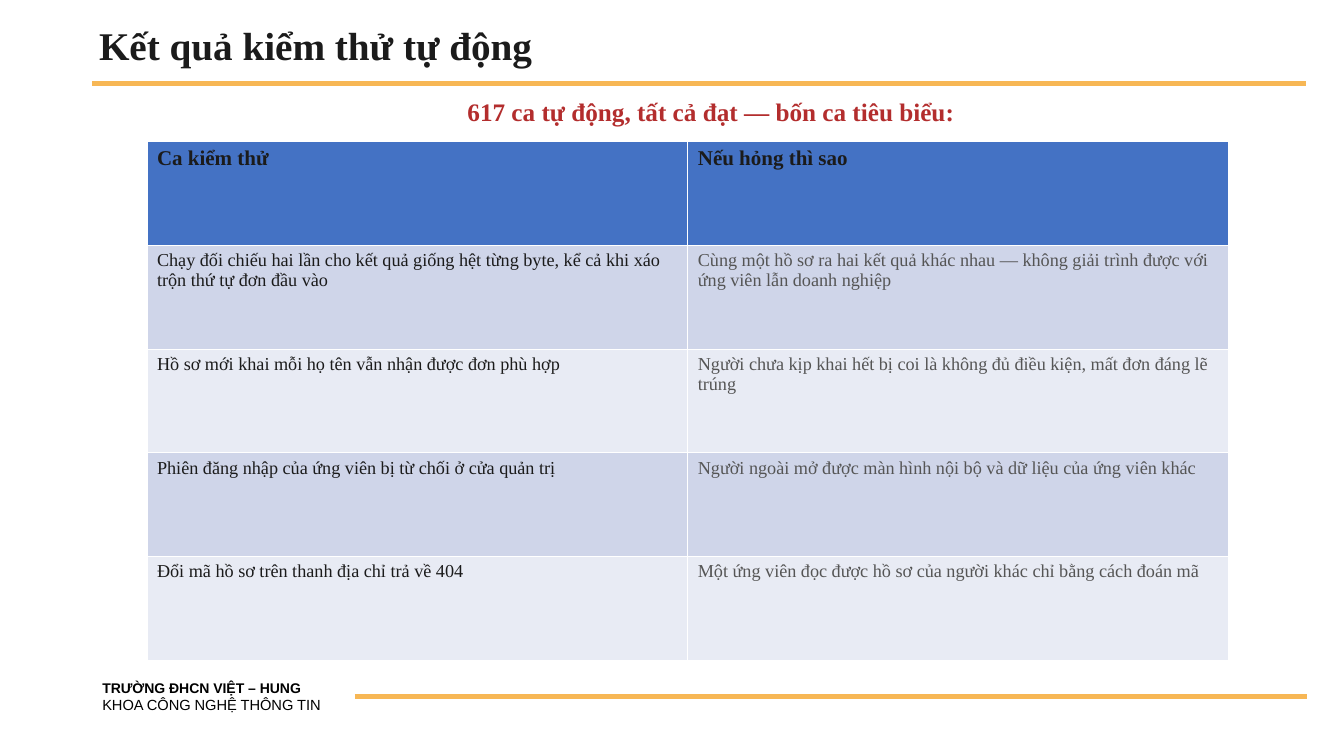
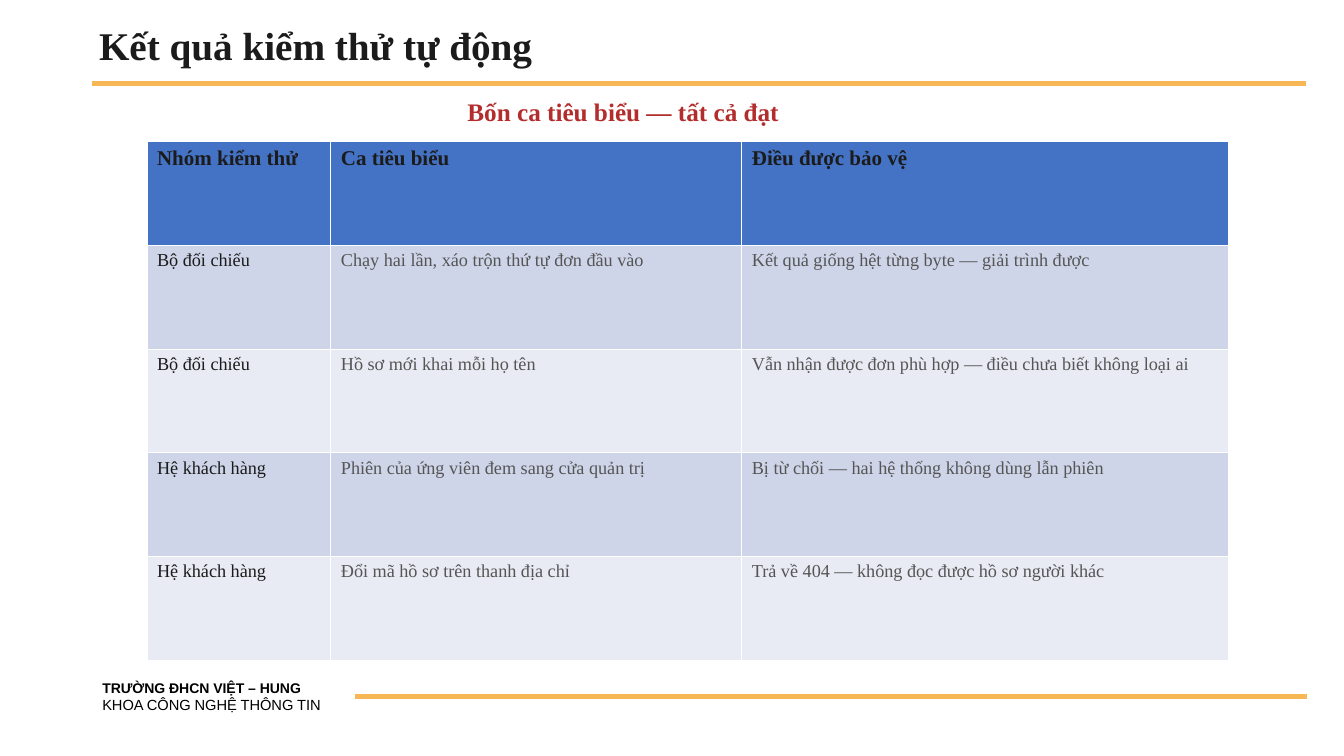
Before and after one commit to Hduc2412/Web-XKLD, a slide deck: slide 8 of tailieu/BaoCao_TienDo_DATN_HoangMinhDuc_2200583.pptx. Drawn at 1344x756 pixels with LibreOffice and Linux fonts; fonts in the diff are those of the drawing; background and template pictures are left out. Boxes give left, top, right and bottom in pixels: in the first picture for what was removed or moved away, otherwise in the second. Text is boxed around its words. In the diff, an @@ line names an element or a change of style, - is before the commit and + after.

```diff
--- a/tailieu/BaoCao_TienDo_DATN_HoangMinhDuc_2200583.pptx
+++ b/tailieu/BaoCao_TienDo_DATN_HoangMinhDuc_2200583.pptx
@@ text at (467, 102, 779, 126): text changed @@
-617 ca tự động, tất cả đạt — bốn ca tiêu biểu:
+Bốn ca tiêu biểu — tất cả đạt
@@ table at (147, 142, 1229, 661) @@
-column 1: Ca kiểm thử | Chạy đối chiếu hai lần cho kết quả giống hệt từng byte, kể cả khi xáo trộn thứ tự đơn đầu vào | Hồ sơ mới khai mỗi họ tên vẫn nhận được đơn phù hợp | Phiên đăng nhập của ứng viên bị từ chối ở cửa quản trị | Đổi mã hồ sơ trên thanh địa chỉ trả về 404
-column 2: Nếu hỏng thì sao | Cùng một hồ sơ ra hai kết quả khác nhau — không giải trình được với ứng viên lẫn doanh nghiệp | Người chưa kịp khai hết bị coi là không đủ điều kiện, mất đơn đáng lẽ trúng | Người ngoài mở được màn hình nội bộ và dữ liệu của ứng viên khác | Một ứng viên đọc được hồ sơ của người khác chỉ bằng cách đoán mã
+column 1: Nhóm kiểm thử | Bộ đối chiếu | Bộ đối chiếu | Hệ khách hàng | Hệ khách hàng
+column 2: Ca tiêu biểu | Chạy hai lần, xáo trộn thứ tự đơn đầu vào | Hồ sơ mới khai mỗi họ tên | Phiên của ứng viên đem sang cửa quản trị | Đổi mã hồ sơ trên thanh địa chỉ
+column 3: Điều được bảo vệ | Kết quả giống hệt từng byte — giải trình được | Vẫn nhận được đơn phù hợp — điều chưa biết không loại ai | Bị từ chối — hai hệ thống không dùng lẫn phiên | Trả về 404 — không đọc được hồ sơ người khác
```
